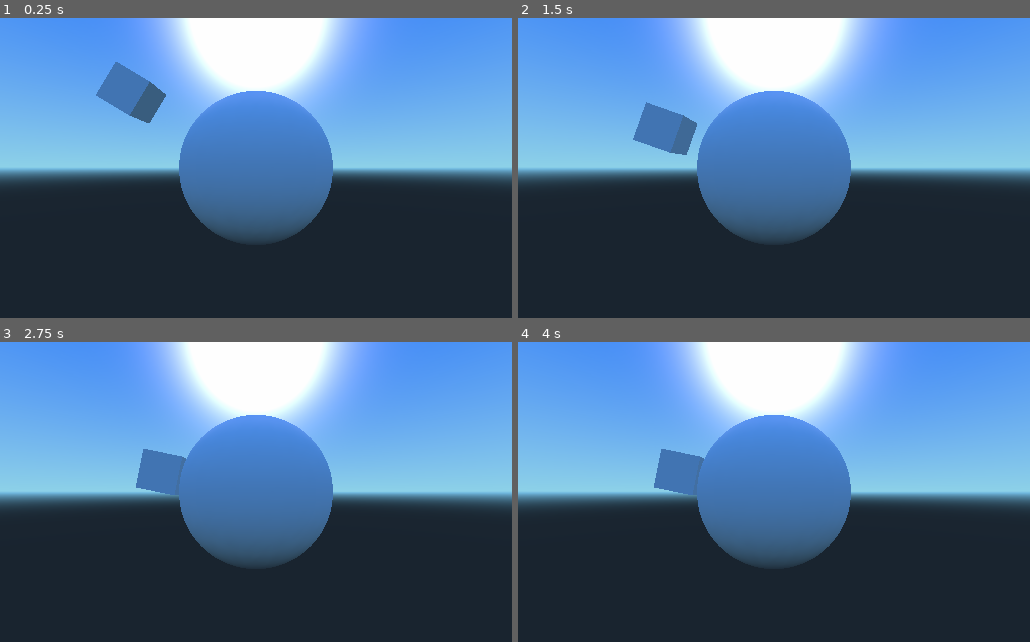
Above: before the commit, frames 1-4 (two rows, left to right).
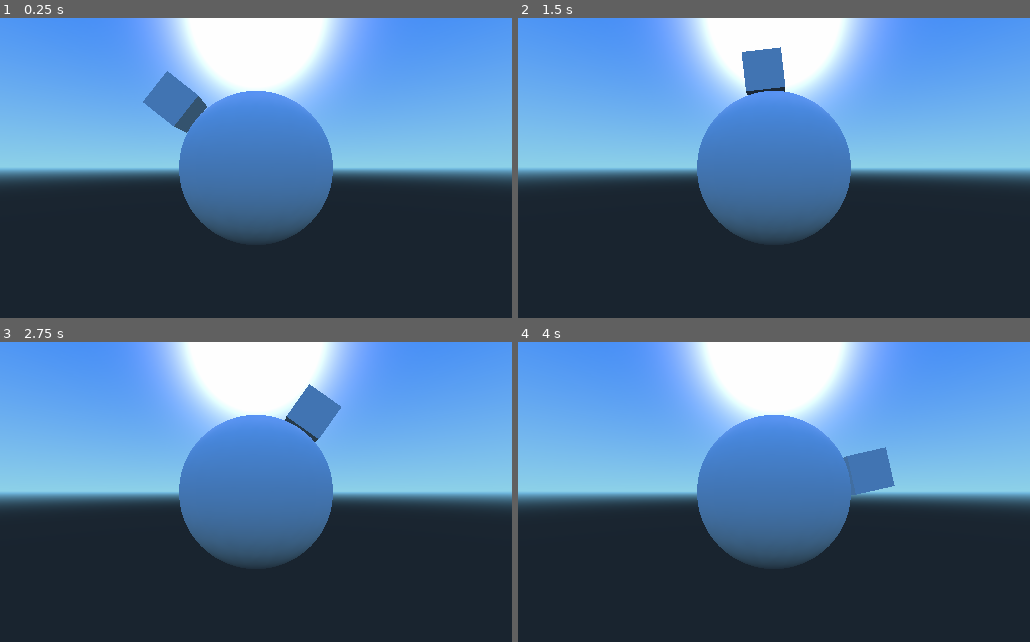
Above: after the commit, the same moments.

Repository: ComancheAk/RigidBody-Planetary-Physics-Correct-Stand-Up
Game: Godot game, scene res://demo.tscn
Two runs of this game, one before a commit and one after it. Both use one fixed random seed, a clock stepped at 60 frames per second and the inputs below.
Inputs:
- Up to frame 1 (0.25 s): no input
- Up to frame 2 (1.5 s): no input
- Up to frame 3 (2.75 s): no input
- Up to frame 4 (4 s): no input

The runs differ from the first frame. In frame 1, 2.7% of the frame differs, in the area x 18-41%, y 14-39%; in frame 2, 2.5%; in frame 3, 2.2%; in frame 4, 2.2%.

Commit message:
added planetary movement and new gif

Diff:
--- a/RigidBody.gd
+++ b/RigidBody.gd
@@ -9,8 +9,9 @@
 
 func _integrate_forces(state):
 	target = state.transform
-	print(state.transform) #Information for testing
+	print(state.get_total_gravity()) #Information for testing
 	state.transform = orthonormalizePlanetary(target,gravityCentre)
+	state.set_linear_velocity(target.basis.x+state.get_total_gravity())
 	pass
 
 func orthonormalizePlanetary(t,p):
--- a/demo.tscn
+++ b/demo.tscn
@@ -56,14 +56,14 @@
 
 [node name="CollisionShape" type="CollisionShape" parent="Area" index="0"]
 
-transform = Transform( 2, 0, 0, 0, 2, 0, 0, 0, 2, 0, 0, 0 )
+transform = Transform( 10, 0, 0, 0, 10, 0, 0, 0, 10, 0.0127616, -0.00790524, 0.00997353 )
 shape = SubResource( 1 )
 disabled = false
 _sections_unfolded = [ "Transform" ]
 
 [node name="RigidBody" type="RigidBody" parent="." index="1"]
 
-transform = Transform( 1, 0, 0, 0, 1, 0, 0, 0, 1, -1.68418, 1.07375, 0 )
+transform = Transform( 1, 0, 0, 0, 1, 0, 0, 0, 1, -1.2847, 1.07375, 0 )
 input_ray_pickable = true
 input_capture_on_drag = false
 collision_layer = 1
@@ -90,6 +90,7 @@
 angular_velocity = Vector3( 0, 0, 0 )
 angular_damp = -1.0
 script = ExtResource( 1 )
+_sections_unfolded = [ "Transform" ]
 
 [node name="CollisionShape" type="CollisionShape" parent="RigidBody" index="0"]
 
Not shown, changed: README.md
Not shown, added: gif2.gif
